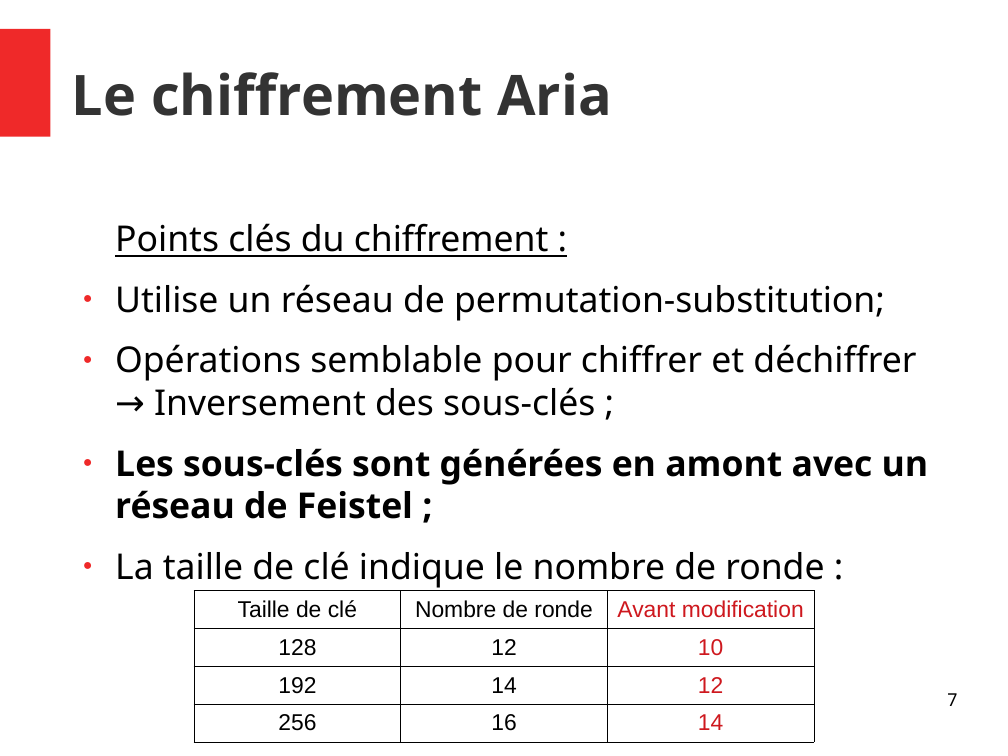
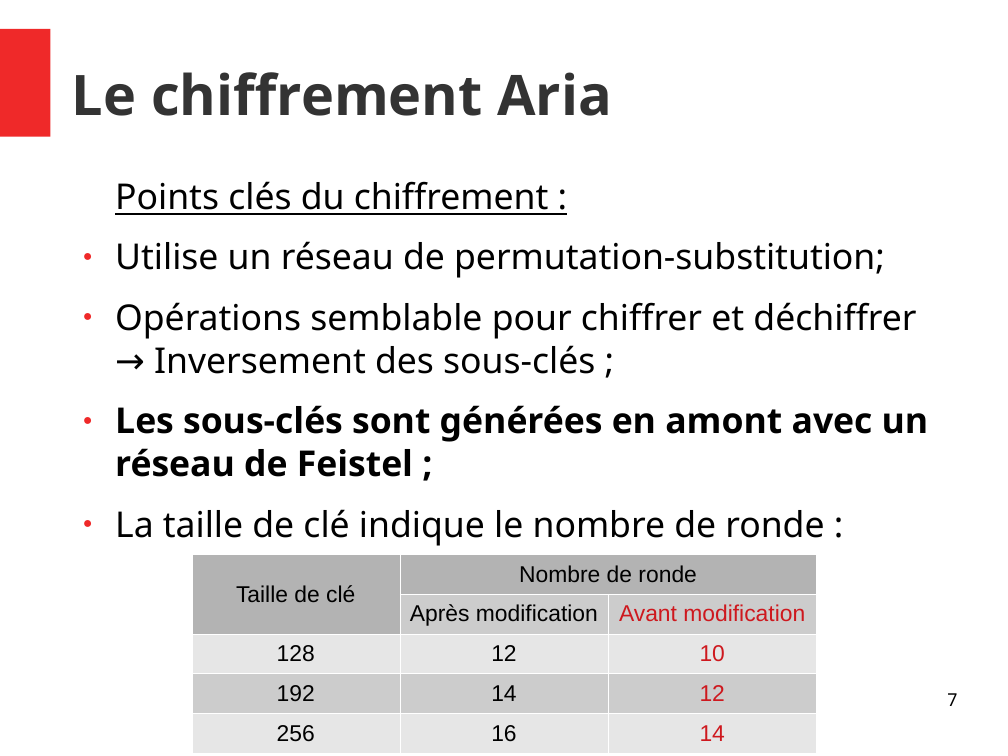
Before and after one commit to Allard-Chris/Aria, a slide deck: slide 7 of docs/[M2CSI]_ICP_Aria_Allard_Aulagnier.odp. Drawn at 1008x756 pixels with LibreOffice and Linux fonts; fonts in the diff are those of the drawing. Boxes give left, top, right and bottom in pixels: in the first picture for what was removed or moved away, otherwise in the second. Text is boxed around its words. In the diff, an @@ line names an element or a change of style, - is before the commit and + after.

Commit message:
Update aria attack slides

```diff
--- a/docs/[M2CSI]_ICP_Aria_Allard_Aulagnier.odp
+++ b/docs/[M2CSI]_ICP_Aria_Allard_Aulagnier.odp
@@ text "Points clés du chiffrement :": place and size @@
-text "Points clés du chiffrement :" at (115,223,929,588)
+text "Points clés du chiffrement :" at (115,181,929,546)
@@ table at (192,554,818,753) @@
-row 1: Taille de clé | Nombre de ronde | Avant modification
+row 1: Taille de clé | Nombre de ronde | 
+row 2:  | Après modification | Avant modification
@@ table: place and size @@
-table at (194,591,814,743)
+table at (192,554,818,753)
```
Also in this commit, not shown: 3 other slides changed, 1 slide removed, 1 other file.
